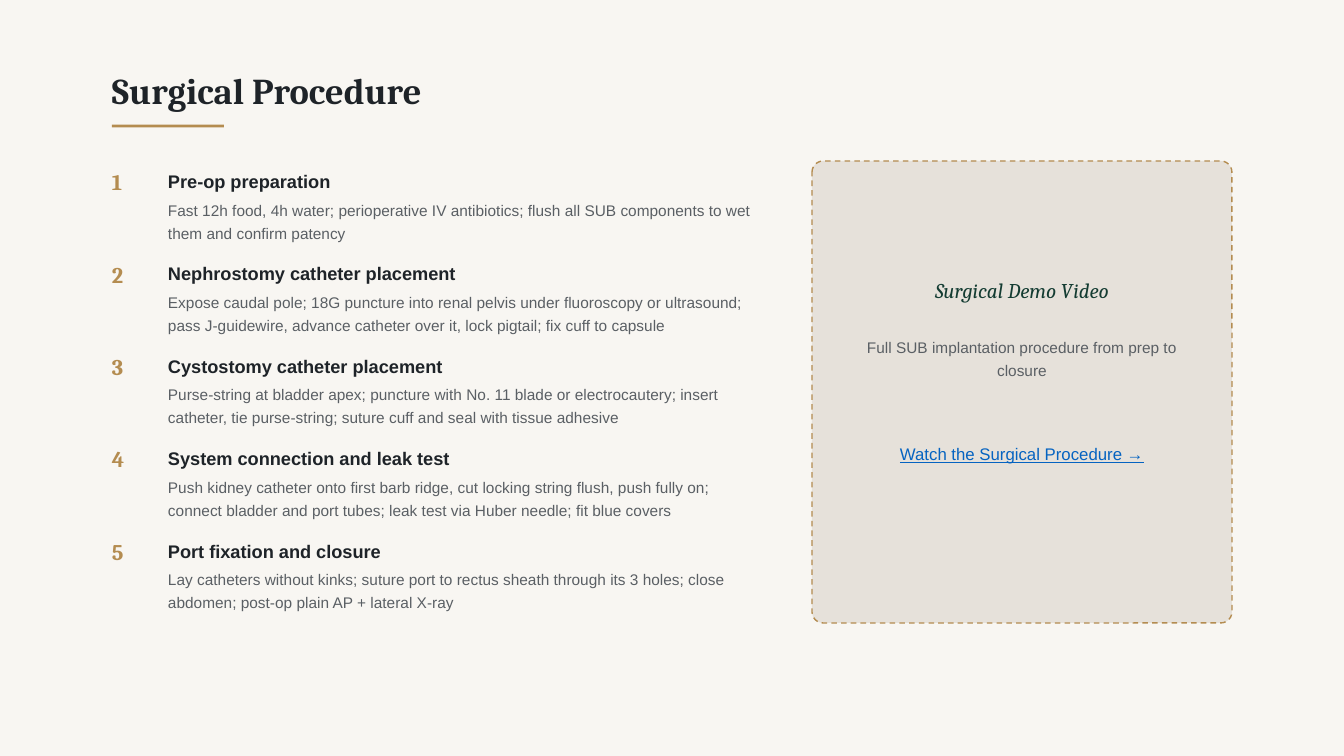
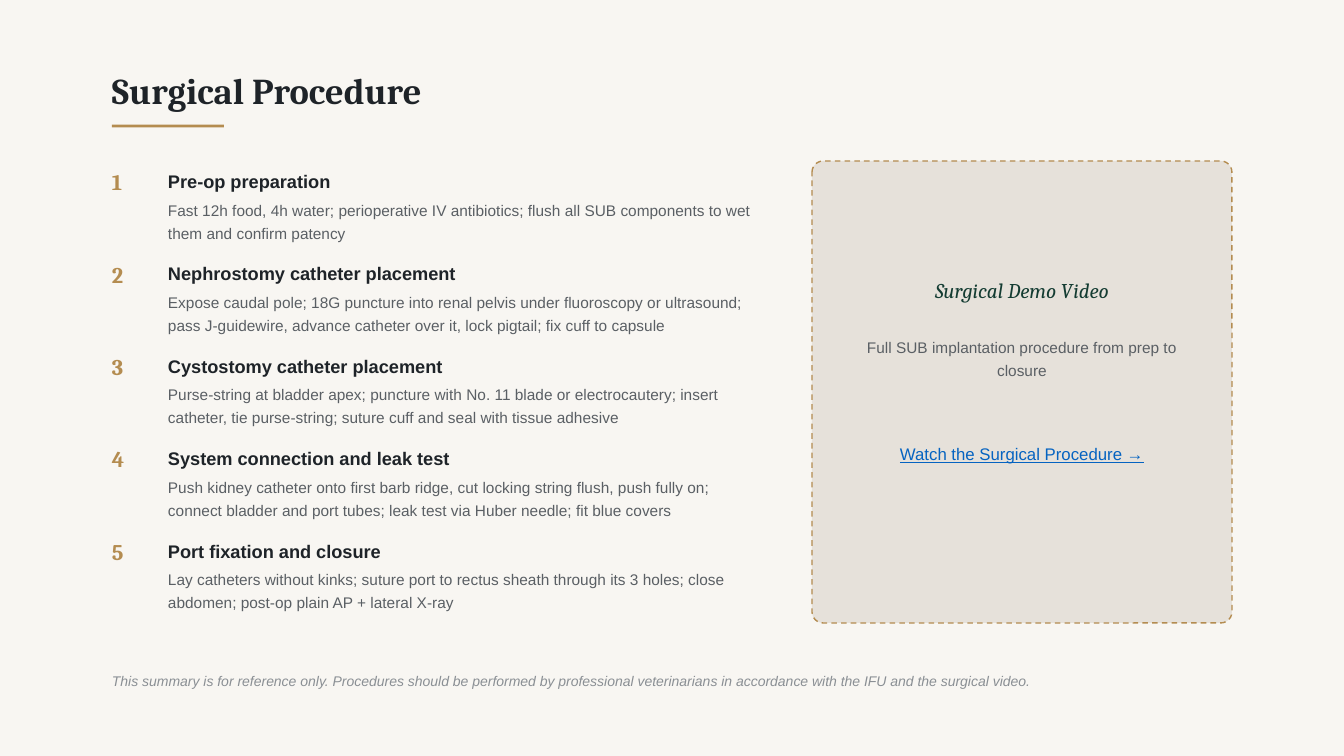
Before and after one commit to pikrosart-jpg/Material, a slide deck: slide 7 of Feline_SUB_System_Introduction_v72.pptx. Drawn at 1344x756 pixels with LibreOffice and Linux fonts; fonts in the diff are those of the drawing. Boxes give left, top, right and bottom in pixels: in the first picture for what was removed or moved away, otherwise in the second. Text is boxed around its words. In the diff, an @@ line names an element or a change of style, - is before the commit and + after.

```diff
--- a/Feline_SUB_System_Introduction_v72.pptx
+++ b/Feline_SUB_System_Introduction_v72.pptx
@@ text added at (x1=112, y1=676, x2=1030, y2=689), 10 pt, text #8A8F94, italic @@
+This summary is for reference only. Procedures should be performed by professional veterinarians in accordance with the IFU and the surgical video.
```
